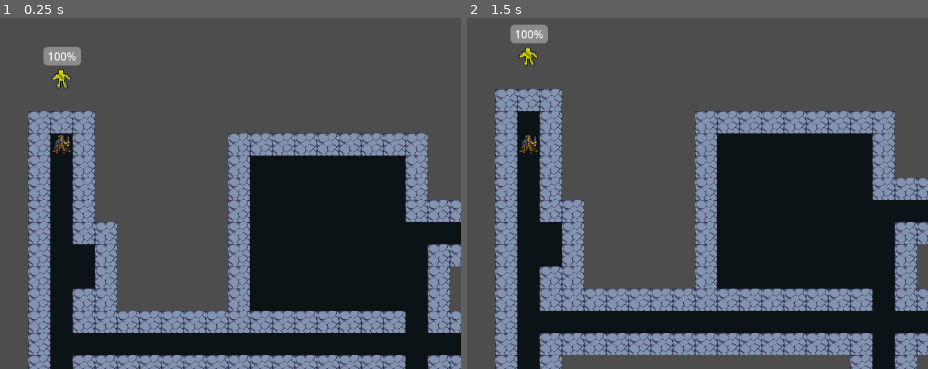
Above: before the commit, frames 1-2 (left to right).
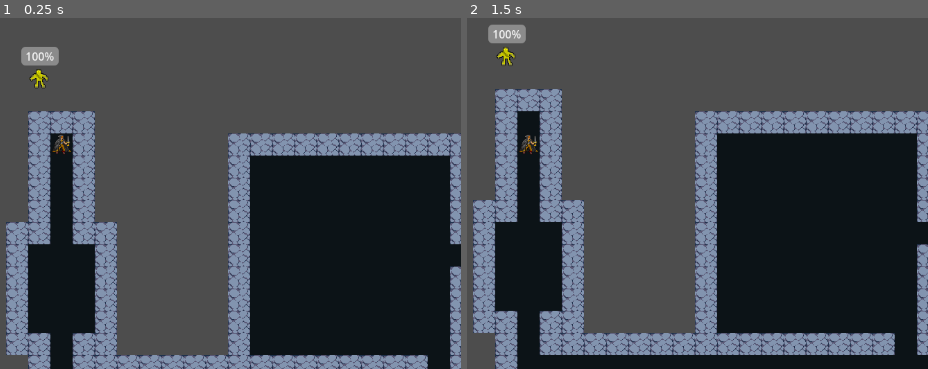
Above: after the commit, the same moments.

Repository: bertyom/Roguelike-Proj
Game: Godot game, scene res://Scene/test_map.tscn
Same seed, same stepped clock (60 frames per second), same inputs: the game is played once before the commit and once after it.
Inputs:
- Up to frame 1 (0.25 s): no input
- Up to frame 2 (1.5 s): tap Enter at 0.5 s; hold Keypad 3 (MOVE_DOWN+RIGHT) 0.53-1.28 s; tap Space at 1.25 s; hold Keypad 2 (MOVE_DOWN) from 1.28 s (still down)

The runs differ from the first frame. In frame 1, 15% of the frame differs, in the area x 1-100%, y 8-100%; in frame 2, 19%, in the area x 1-100%, y 1-100%.

Commit message:
Matrix-based procgen instead of interacting with cells

Diff:
--- a/Scene/Singleton/ProcGen/BSP.gd
+++ b/Scene/Singleton/ProcGen/BSP.gd
@@ -1,21 +1,35 @@
 extends Node2D
 
 var root_node: Branch
-var world_size = Vector2i(70,70)
+var world_size = Vector2i(80, 80)
 var paths: Array = []
+@export var matrix: Array = []
 var tilemap
 
+const EMPTY = 0
+const FLOOR = 1
+const WALL = 2
+
+func start():
+	var rng = RandomNumberGenerator.new()
+	root_node = Branch.new(Vector2i(0,0), world_size)
+	root_node.split(4, paths)
+	return generate()
+
 func generate():
+	initialize_matrix()
 	add_rooms()
 	add_paths()
 	add_walls()
+	return matrix
 
-func start():
-	tilemap = tilemap.get_node("Floor")
-	tilemap.clear()
-	root_node = Branch.new(Vector2i(0,0), world_size)
-	root_node.split(4, paths)
-	generate()
+func initialize_matrix():
+	matrix = []
+	for x in range(world_size.x):
+		var column = []
+		for y in range(world_size.y):
+			column.append(EMPTY)
+		matrix.append(column)
 
 func add_rooms():
 	var rng = RandomNumberGenerator.new()
@@ -24,29 +38,35 @@
 		for x in range(leaf.size.x):
 			for y in range(leaf.size.y):
 				if not is_inside_padding(x,y, leaf, padding):
-					tilemap.set_cell(Vector2i(x + leaf.position.x, y + leaf.position.y), 0, Vector2i(0, 1))
+					set_matrix_cell(x + leaf.position.x, y + leaf.position.y, FLOOR)
 
 func add_paths():
 	for path in paths:
 		if path['left'].y == path['right'].y:
 			for i in range(path['right'].x - path['left'].x):
-				tilemap.set_cell(Vector2i(path['left'].x+i,path['left'].y), 0, Vector2i(0, 1))
+				set_matrix_cell(path['left'].x + i, path['left'].y, FLOOR)
 		else:
 			for i in range(path['right'].y - path['left'].y):
-				tilemap.set_cell(Vector2i(path['left'].x,path['left'].y+i), 0, Vector2i(0, 1))
+				set_matrix_cell(path['left'].x, path['left'].y + i, FLOOR)
 
 func add_walls():
-	var floor_cells = tilemap.get_used_cells_by_id(0, Vector2i(0, 1))
-	var wall_cells = []
+	var temp_matrix = matrix.duplicate(true)
+	for x in range(world_size.x):
+		for y in range(world_size.y):
+			if matrix[x][y] == FLOOR:
+				for direction in GameMap.DIR_VECTORS.values():
+					var nx = x + direction.x
+					var ny = y + direction.y
+					if is_valid_position(nx, ny) and matrix[nx][ny] == EMPTY:
+						temp_matrix[nx][ny] = WALL
+	matrix = temp_matrix
 
-	for floor_cell in floor_cells:
-		for direction in GameMap.DIR_VECTORS.values():
-			var neighbor = floor_cell + direction
-			if neighbor not in floor_cells and neighbor not in wall_cells:
-				wall_cells.append(neighbor)
+func is_valid_position(x: int, y: int) -> bool:
+	return x >= 0 and x < world_size.x and y >= 0 and y < world_size.y
 
-	for wall_cell in wall_cells:
-		tilemap.set_cell(wall_cell, 0, Vector2i(0, 0))
+func set_matrix_cell(x: int, y: int, value: int):
+	if is_valid_position(x, y):
+		matrix[x][y] = value
 
 func is_inside_padding(x, y, leaf, padding):
 	return x <= padding.x or y <= padding.y or x >= leaf.size.x - padding.z or y >= leaf.size.y - padding.w
--- a/Scene/Singleton/ProcGen/ProcGen.gd
+++ b/Scene/Singleton/ProcGen/ProcGen.gd
@@ -1,12 +1,25 @@
 extends Node2D
 
-@export var current_generation_type: GENERATION_TYPE
-enum GENERATION_TYPE {BSP}
+@export_enum("BSP", "Walker") var current_generation_type: String
+var tilemap: TileMapLayer
+
+const EMPTY = 0
+const FLOOR = 1
+const WALL = 2
 
 func _on_game_map_tilemap_loaded() -> void:
-	match current_generation_type:
-		0: #BSP
-			var generator = get_child(current_generation_type)
-			print(generator)
-			generator.tilemap = GameMap.current_tilemap_node
-			generator.start()
+	tilemap = GameMap.current_tilemap_node.get_node("Floor")
+	tilemap.clear()
+	var generator = get_node(current_generation_type)
+	print(generator)
+	var matrix = generator.start()
+	apply_matrix_to_tilemap(matrix)
+
+func apply_matrix_to_tilemap(matrix: Array) -> void:
+	for x in range(len(matrix)):
+		for y in range(len(matrix[x])):
+			match matrix[x][y]:
+				FLOOR:
+					tilemap.set_cell(Vector2i(x, y), 0, Vector2i(0, 1))
+				WALL:
+					tilemap.set_cell(Vector2i(x, y), 0, Vector2i(0, 0))
--- a/Scene/Singleton/ProcGen/ProcGen.tscn
+++ b/Scene/Singleton/ProcGen/ProcGen.tscn
@@ -1,12 +1,17 @@
-[gd_scene load_steps=3 format=3 uid="uid://dkc2yyjntnh0"]
+[gd_scene load_steps=4 format=3 uid="uid://dkc2yyjntnh0"]
 
 [ext_resource type="Script" path="res://Scene/Singleton/ProcGen/ProcGen.gd" id="1_ssh1l"]
 [ext_resource type="Script" path="res://Scene/Singleton/ProcGen/BSP.gd" id="2_htkwv"]
+[ext_resource type="Script" path="res://Scene/Singleton/ProcGen/Walker.gd" id="3_8qgv4"]
 
 [node name="ProcGen" type="Node2D"]
 script = ExtResource("1_ssh1l")
+current_generation_type = "BSP"
 
 [node name="BSP" type="Node2D" parent="."]
 script = ExtResource("2_htkwv")
 
+[node name="Walker" type="Node2D" parent="."]
+script = ExtResource("3_8qgv4")
+
 [node name="Objects" type="Node2D" parent="."]
--- /dev/null
+++ b/Scene/Singleton/ProcGen/Walker.gd
@@ -0,0 +1,65 @@
+extends Node2D
+
+class_name WindingPathWalker
+
+var width: int
+var height: int
+var num_rooms: int
+var min_room_size: int
+var max_room_size: int
+var grid: Array
+
+func _ready() -> void:
+	_init(80, 80, 10, 5, 10)
+
+func _init(_width: int, _height: int, _num_rooms: int, _min_room_size: int, _max_room_size: int):
+	width = _width
+	height = _height
+	num_rooms = _num_rooms
+	min_room_size = _min_room_size
+	max_room_size = _max_room_size
+	grid = []
+
+func generate() -> Array:
+	# Initialize grid
+	for x in range(width):
+		grid.append([])
+		for y in range(height):
+			grid[x].append(0)  # 0 represents empty space
+
+	var walker = Vector2(width / 2, height / 2)
+	var direction = Vector2.RIGHT
+	var turns_since_last_room = 0
+
+	for i in range(num_rooms):
+		# Create a room
+		var room_size = Vector2(
+			randi() % (max_room_size - min_room_size + 1) + min_room_size,
+			randi() % (max_room_size - min_room_size + 1) + min_room_size
+		)
+		create_room(walker, room_size)
+
+		# Move the walker
+		var steps = randi() % 10 + 5  # Random number of steps between 5 and 14
+		for j in range(steps):
+			if turns_since_last_room > 2 or randf() < 0.2:  # 20% chance to turn, or turn if we haven't in a while
+				direction = direction.rotated(PI / 2 if randf() < 0.5 else -PI / 2)
+				turns_since_last_room = 0
+			else:
+				turns_since_last_room += 1
+
+			walker += direction
+			walker.x = clamp(walker.x, 1, width - 2)
+			walker.y = clamp(walker.y, 1, height - 2)
+			grid[walker.x][walker.y] = 1  # Mark the path
+
+	return grid
+
+func create_room(position: Vector2, size: Vector2):
+	for x in range(max(0, position.x - size.x / 2), min(width, position.x + size.x / 2)):
+		for y in range(max(0, position.y - size.y / 2), min(height, position.y + size.y / 2)):
+			grid[x][y] = 1  # Mark as room
+
+# Example usage
+# var walker = WindingPathWalker.new(80, 80, 10, 5, 10)
+# var dungeon = walker.generate()
Not shown, changed: .gitignore
Not shown, removed: Scene/Singleton/ProcGen/Pro8607.tmp
